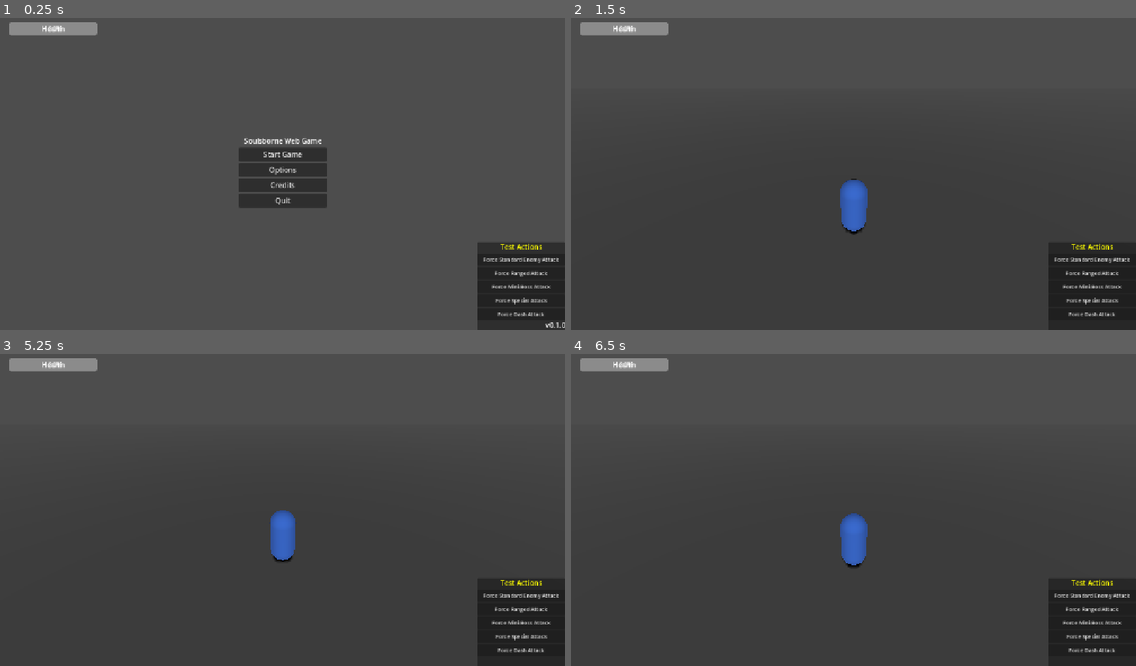
Above: before the commit, frames 1-4 (two rows, left to right).
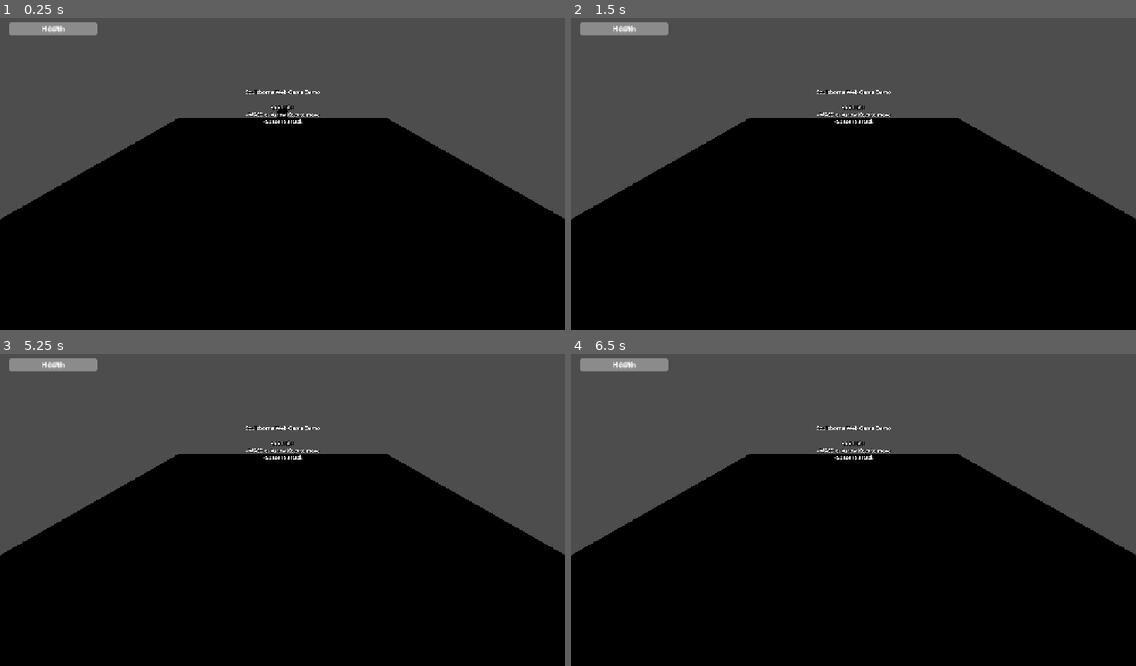
Above: after the commit, the same moments.

Repository: Calum-Kerr/13thdeployment
Game: Godot game, scene res://src/web_export/web_main.tscn
Same seed, same stepped clock (60 frames per second), same inputs: the game is played once before the commit and once after it. Before the commit the project starts from res://src/main.tscn.
Inputs (mouse positions are in pixels of both pictures, inside the frame that each line leads up to):
- Up to frame 1 (0.25 s): no input
- Up to frame 2 (1.5 s): click (853, 155) at 0.5 s, where only the run before the commit has a clickable "Start Game"; click (1090, 258) at 1.25 s, where only the run before the commit has a clickable "Force Standard Enemy Attack"
- Up to frame 3 (5.25 s): click (519, 609) at 2 s, where only the run before the commit has a clickable "Force Ranged Attack"; click (519, 622) at 2.75 s, where only the run before the commit has a clickable "Force Mini-Boss Attack"; click (519, 634) at 3.5 s, where only the run before the commit has a clickable "Force Special Attack"; click (519, 650) at 4.25 s, where only the run before the commit has a clickable "Force Dash Attack"; tap Enter (ui_accept) at 5 s; move the mouse to (406, 491) at 5.02 s; hold D (move_right) from 5.03 s (still down); hold Shift (run) from 5.03 s (still down)
- Up to frame 4 (6.5 s): tap Enter (ui_accept) at 5.27, 6.02 s; move the mouse to (740, 522) at 5.77 s; release D (move_right) at 5.78 s; release Shift (run) at 5.78 s; hold S (move_backward) from 5.78 s (still down); right-click (740, 522) at 5.85 s; tap Shift (run) at 6.05 s

The runs differ from the first frame. In frame 1, 58% of the frame differs, in the area x 0-100%, y 23-100%; in frame 2, 58%; in frame 3, 58%; in frame 4, 58%.
Error before the commit: Cannot call method 'connect' on a null value. (res://src/enemies/enemy_base.gd:78)
Error after the commit: Invalid type in function 'register_player' in base 'Node (game_manager.gd)'. The Object-derived class of argument 1 (CharacterBody3D (TestPlayer)) is not a sub…

Commit message:
Add simplified web export version for browser compatibility

Diff:
--- a/icon.svg
+++ b/icon.svg
@@ -1,27 +1,7 @@
 <?xml version="1.0" encoding="UTF-8" standalone="no"?>
-<svg width="128" height="128" viewBox="0 0 128 128" fill="none" xmlns="http://www.w3.org/2000/svg">
-  <!-- Dark background -->
-  <rect width="128" height="128" rx="16" fill="#1E1E2E"/>
-
-  <!-- Bonfire flames -->
-  <path d="M64 20C64 20 52 40 52 52C52 64 58 72 64 72C70 72 76 64 76 52C76 40 64 20 64 20Z" fill="#FF5555"/>
-  <path d="M64 24C64 24 56 40 56 50C56 60 60 68 64 68C68 68 72 60 72 50C72 40 64 24 64 24Z" fill="#FFAA55"/>
-  <path d="M64 28C64 28 60 40 60 48C60 56 62 64 64 64C66 64 68 56 68 48C68 40 64 28 64 28Z" fill="#FFFF55"/>
-
-  <!-- Sword -->
-  <rect x="62" y="70" width="4" height="40" fill="#AAAAAA"/>
-  <rect x="56" y="70" width="16" height="4" fill="#888888"/>
-  <rect x="58" y="74" width="12" height="2" fill="#888888"/>
-
-  <!-- Soul orb -->
-  <circle cx="64" cy="50" r="8" fill="#55AAFF" fill-opacity="0.5"/>
-  <circle cx="64" cy="50" r="6" fill="#55AAFF" fill-opacity="0.7"/>
-  <circle cx="64" cy="50" r="4" fill="#55AAFF"/>
-
-  <!-- Text -->
-  <path d="M24 108H28V96H36V92H16V96H24V108Z" fill="white"/>
-  <path d="M40 108H44V100H52V108H56V92H52V96H44V92H40V108Z" fill="white"/>
-  <path d="M60 108H72V104H64V102H72V92H60V96H68V98H60V108Z" fill="white"/>
-  <path d="M76 108H88V104H80V102H88V92H76V96H84V98H76V108Z" fill="white"/>
-  <path d="M92 108H104V104H96V102H104V98H96V96H104V92H92V108Z" fill="white"/>
+<svg width="128" height="128" viewBox="0 0 128 128" version="1.1" xmlns="http://www.w3.org/2000/svg">
+  <circle cx="64" cy="64" r="60" fill="#2b2b2b" />
+  <path d="M64 20 L84 50 L104 80 L64 80 L24 80 L44 50 Z" fill="#7d3f98" />
+  <circle cx="64" cy="64" r="15" fill="#e0e0e0" />
+  <circle cx="64" cy="64" r="8" fill="#7d3f98" />
 </svg>
--- a/project.godot
+++ b/project.godot
@@ -12,9 +12,9 @@
 
 config/name="Soulsborne Web Game"
 config/description="A web browser-based Souls-like game with tight combat mechanics, interconnected level design, deep lore, challenging difficulty, and asynchronous multiplayer elements."
-run/main_scene="res://src/main.tscn"
+run/main_scene="res://src/web_export/web_main.tscn"
 config/features=PackedStringArray("4.4", "Forward Plus")
-config/icon="res://icon.png"
+config/icon="res://icon.svg"
 
 [autoload]
 
--- a/src/debug/test_player.gd
+++ b/src/debug/test_player.gd
@@ -29,7 +29,9 @@
         game_manager.register_player(self)
 
     # Connect health signal to update health bar
-    connect("health_changed", Callable(self, "_on_health_changed"))
+    if has_signal("health_changed"):
+        if has_method("_on_health_changed"):
+            connect("health_changed", Callable(self, "_on_health_changed"))
 
     # Initial health update
     emit_signal("health_changed", health, max_health)
@@ -105,7 +107,8 @@
     attack_cooldown = 0.5
 
     # Play attack animation
-    $AnimationPlayer.play("attack")
+    if has_node("AnimationPlayer"):
+        $AnimationPlayer.play("attack")
 
     # Check for enemies in attack range
     var attack_range = 2.0
@@ -127,7 +130,8 @@
 # Handle death
 func _die():
     # Play death animation
-    $AnimationPlayer.play("die")
+    if has_node("AnimationPlayer"):
+        $AnimationPlayer.play("die")
 
     # Disable controls
     set_physics_process(false)
@@ -148,7 +152,8 @@
     set_physics_process(true)
 
     # Play respawn animation
-    $AnimationPlayer.play("respawn")
+    if has_node("AnimationPlayer"):
+        $AnimationPlayer.play("respawn")
 
 # Check if player is attacking (for enemy defensive behaviors)
 func is_attacking() -> bool:
@@ -160,6 +165,6 @@
 
 # Update health bar
 func _on_health_changed(current_health, max_health):
-    var health_bar = $HUD/HealthBar
+    var health_bar = get_node_or_null("HUD/HealthBar")
     if health_bar:
         health_bar.value = (current_health / max_health) * 100.0
--- /dev/null
+++ b/src/web_export/web_main.gd
@@ -0,0 +1,92 @@
+extends Node
+
+# Web export main script
+# This is a simplified version for web browsers
+
+var player_scene = preload("res://src/debug/test_player.tscn")
+var standard_enemy_scene = preload("res://src/enemies/standard_enemy.tscn")
+
+var player = null
+var enemy = null
+
+func _ready():
+	# Print welcome message
+	print("Soulsborne Web Game - Web Export Version")
+
+	# Create simple environment
+	_create_environment()
+
+	# Spawn player
+	_spawn_player()
+
+	# Spawn enemy
+	_spawn_enemy()
+
+func _create_environment():
+	# Create a simple ground
+	var ground = CSGBox3D.new()
+	ground.size = Vector3(20, 1, 20)
+	ground.position = Vector3(0, -0.5, 0)
+
+	# Create a simple material
+	var material = StandardMaterial3D.new()
+	material.albedo_color = Color(0.3, 0.3, 0.3)
+	ground.material = material
+
+	add_child(ground)
+
+	# Create a light
+	var light = DirectionalLight3D.new()
+	light.transform.basis = Basis(Vector3(0.5, -0.5, 0.5).normalized(), PI * 0.25)
+	light.transform.origin = Vector3(0, 10, 0)
+	light.shadow_enabled = true
+	add_child(light)
+
+	# Create instructions
+	var instructions = Label3D.new()
+	instructions.text = "Soulsborne Web Game Demo\n\nControls:\n- WASD or Arrow Keys to move\n- Space to attack"
+	instructions.position = Vector3(0, 3, 0)
+	instructions.font_size = 48
+	instructions.outline_size = 12
+	add_child(instructions)
+
+func _spawn_player():
+	# Create player instance
+	player = player_scene.instantiate()
+	add_child(player)
+
+	# Position player
+	player.global_position = Vector3(0, 0.5, 5)
+
+	# Add to player group
+	player.add_to_group("player")
+
+	# Create camera
+	var camera = Camera3D.new()
+	camera.transform.origin = Vector3(0, 5, 10)
+	camera.transform.basis = Basis(Vector3(1, 0, 0), -0.5)
+	camera.current = true
+	add_child(camera)
+
+func _spawn_enemy():
+	# Create enemy instance
+	enemy = standard_enemy_scene.instantiate()
+	add_child(enemy)
+
+	# Position enemy
+	enemy.global_position = Vector3(0, 0.5, -5)
+
+	# Set player reference
+	if enemy.has_method("set_player"):
+		enemy.set_player(player)
+	elif enemy.has_method("_find_player"):
+		enemy._find_player()
+
+func _process(delta):
+	# Check for escape key to quit
+	if Input.is_action_just_pressed("ui_cancel"):
+		get_tree().quit()
+
+	# Update enemy state if needed
+	if enemy and enemy.current_state == enemy.EnemyState.IDLE:
+		enemy._change_state(enemy.EnemyState.CHASE)
--- /dev/null
+++ b/src/web_export/web_main.tscn
@@ -0,0 +1,6 @@
+[gd_scene load_steps=2 format=3 uid="uid://c2u8pd5xfvt8q"]
+
+[ext_resource type="Script" path="res://src/web_export/web_main.gd" id="1_yjr8p"]
+
+[node name="WebMain" type="Node"]
+script = ExtResource("1_yjr8p")
--- /dev/null
+++ b/src/web_export_main.gd
@@ -0,0 +1,66 @@
+extends Node
+
+# Simple web export main script
+# This is a simplified version of the game for web export
+
+var player_scene = preload("res://src/debug/test_player.tscn")
+var standard_enemy_scene = preload("res://src/enemies/standard_enemy.tscn")
+var mini_boss_scene = preload("res://src/enemies/mini_boss.tscn")
+
+var player = null
+var enemies = []
+
+func _ready():
+	# Print welcome message
+	print("Soulsborne Web Game Demo - Web Export Version")
+
+	# Spawn player
+	_spawn_player()
+
+	# Spawn enemies
+	_spawn_enemies()
+
+	# Add to groups for easy access
+	add_to_group("current_level")
+
+func _spawn_player():
+	# Create player instance
+	player = player_scene.instantiate()
+	add_child(player)
+
+	# Position at spawn point
+	var spawn_point = $PlayerSpawnPoint
+	player.global_position = spawn_point.global_position
+
+	# Add to player group
+	player.add_to_group("player")
+
+func _spawn_enemies():
+	# Spawn standard enemy
+	var enemy = standard_enemy_scene.instantiate()
+	add_child(enemy)
+	enemy.global_position = $EnemySpawnPoint.global_position + Vector3(2, 0, 0)
+	enemies.append(enemy)
+
+	# Spawn mini-boss
+	var boss = mini_boss_scene.instantiate()
+	add_child(boss)
+	boss.global_position = $EnemySpawnPoint.global_position + Vector3(-2, 0, 0)
+	enemies.append(boss)
+
+	# Set player reference for enemies
+	for e in enemies:
+		if e.has_method("set_player"):
+			e.set_player(player)
+		elif e.has_method("_find_player"):
+			e._find_player()
+
+func _process(delta):
+	# Check for escape key to quit
+	if Input.is_action_just_pressed("ui_cancel"):
+		get_tree().quit()
+
+	# Update enemy states if needed
+	for enemy in enemies:
+		if enemy.current_state == enemy.EnemyState.IDLE:
+			enemy._change_state(enemy.EnemyState.CHASE)
--- /dev/null
+++ b/src/web_export_main.tscn
@@ -0,0 +1,39 @@
+[gd_scene load_steps=2 format=3 uid="uid://c2u8pd5xfvt8q"]
+
+[ext_resource type="Script" path="res://src/web_export_main.gd" id="1_yjr8p"]
+
+[node name="WebExportMain" type="Node"]
+script = ExtResource("1_yjr8p")
+
+[node name="Camera3D" type="Camera3D" parent="."]
+transform = Transform3D(1, 0, 0, 0, 0.866025, 0.5, 0, -0.5, 0.866025, 0, 5, 8)
+
+[node name="DirectionalLight3D" type="DirectionalLight3D" parent="."]
+transform = Transform3D(0.866025, -0.433013, 0.25, 0, 0.5, 0.866025, -0.5, -0.75, 0.433013, 0, 5, 0)
+shadow_enabled = true
+
+[node name="Instructions" type="Label3D" parent="."]
+transform = Transform3D(1, 0, 0, 0, 1, 0, 0, 0, 1, 0, 3, 0)
+text = "Soulsborne Web Game Demo
+
+Controls:
+- WASD or Arrow Keys to move
+- Space to attack
+- Tab to switch camera view
+- F1 to toggle debug info
+
+This is a simplified web export version.
+The full game has more features!"
+font_size = 48
+outline_size = 12
+
+[node name="Ground" type="CSGBox3D" parent="."]
+transform = Transform3D(1, 0, 0, 0, 1, 0, 0, 0, 1, 0, -0.5, 0)
+size = Vector3(20, 1, 20)
+material = SubResource("StandardMaterial3D_j4k2l")
+
+[node name="PlayerSpawnPoint" type="Marker3D" parent="."]
+transform = Transform3D(1, 0, 0, 0, 1, 0, 0, 0, 1, 0, 0.5, 5)
+
+[node name="EnemySpawnPoint" type="Marker3D" parent="."]
+transform = Transform3D(1, 0, 0, 0, 1, 0, 0, 0, 1, 0, 0.5, -5)
Not shown, changed: icon.svg.import
